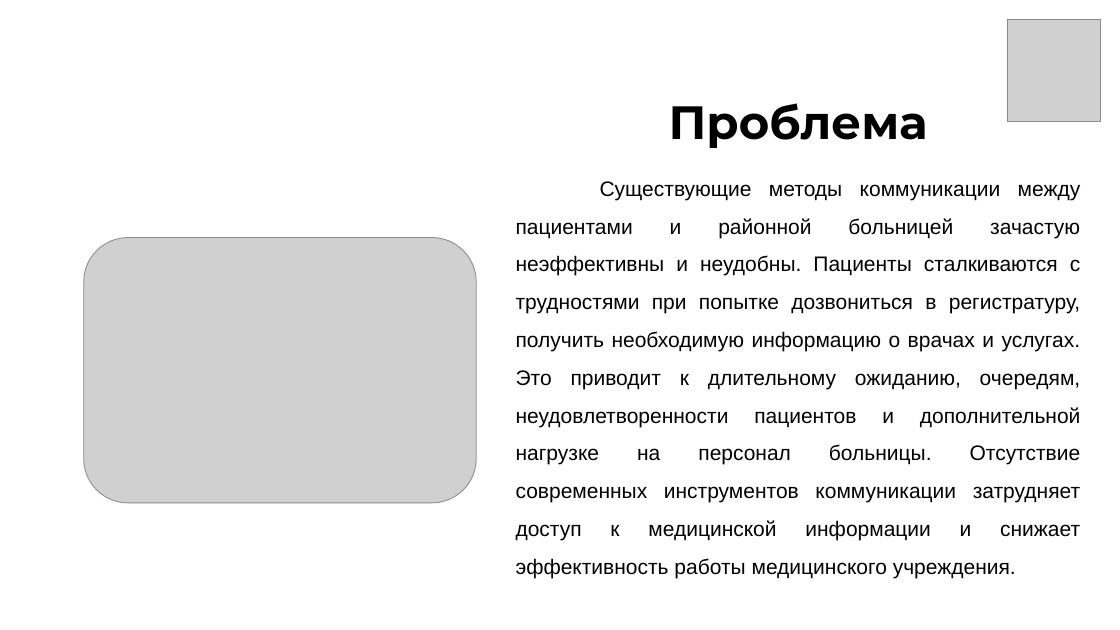
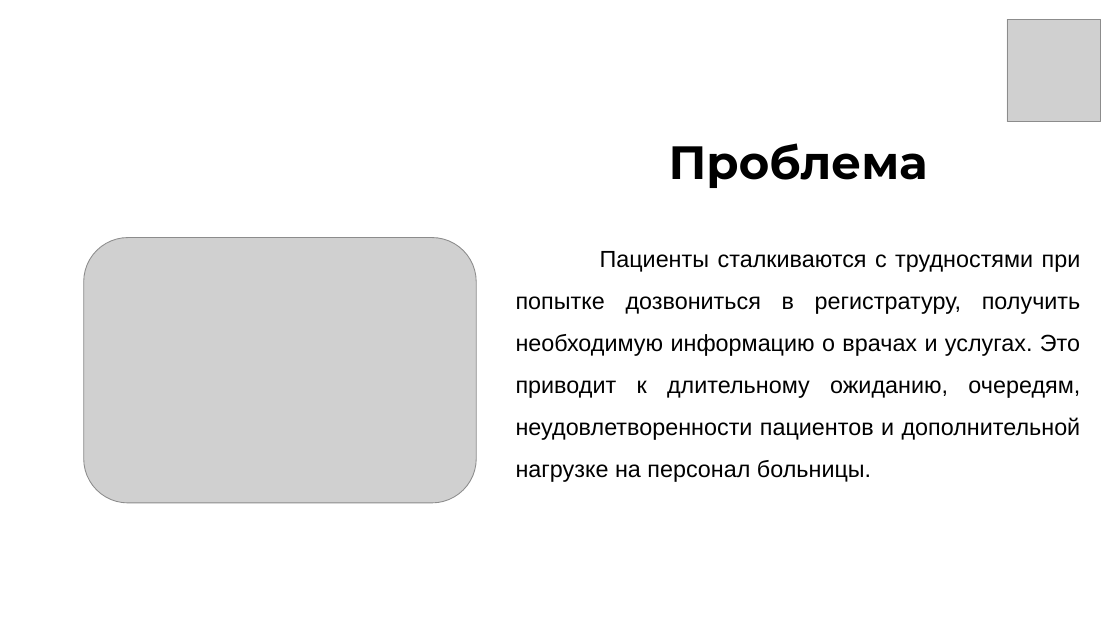
Before and after one commit to iprokopeva/Festival, a slide deck: slide 7 of Презентация.pptx (slide 6 before the commit). Drawn at 1120x630 pixels with LibreOffice and Linux fonts; fonts in the diff are those of the drawing; grey boxes stand for pictures; background and template pictures are left out. Boxes give left, top, right and bottom in pixels: in the first picture for what was removed or moved away, otherwise in the second. Text is boxed around its words. In the diff, an @@ line names an element or a change of style, - is before the commit and + after.

```diff
--- a/Презентация.pptx
+++ b/Презентация.pptx
@@ text "Проблема": place and size @@
-text "Проблема" at box(669, 103, 928, 148)
+text "Проблема" at box(669, 143, 928, 188)
@@ text at box(516, 251, 1081, 482): text changed; size 18 to 20 pt @@
-Существующие методы коммуникации между пациентами и районной больницей зачастую неэффективны и неудобны. Пациенты сталкиваются с трудностями при попытке дозвониться в регистратуру, получить необходимую информацию о врачах и услугах. Это приводит к длительному ожиданию, очередям, неудовлетворенности пациентов и дополнительной нагрузке на персонал больницы. Отсутствие современных инструментов коммуникации затрудняет доступ к медицинской информации и снижает эффективность работы медицинского учреждения.
+Пациенты сталкиваются с трудностями при попытке дозвониться в регистратуру, получить необходимую информацию о врачах и услугах. Это приводит к длительному ожиданию, очередям, неудовлетворенности пациентов и дополнительной нагрузке на персонал больницы.
```
Also in this commit, not shown: 8 other slides changed, 4 slides added, 2 slides removed, 1 other file.
